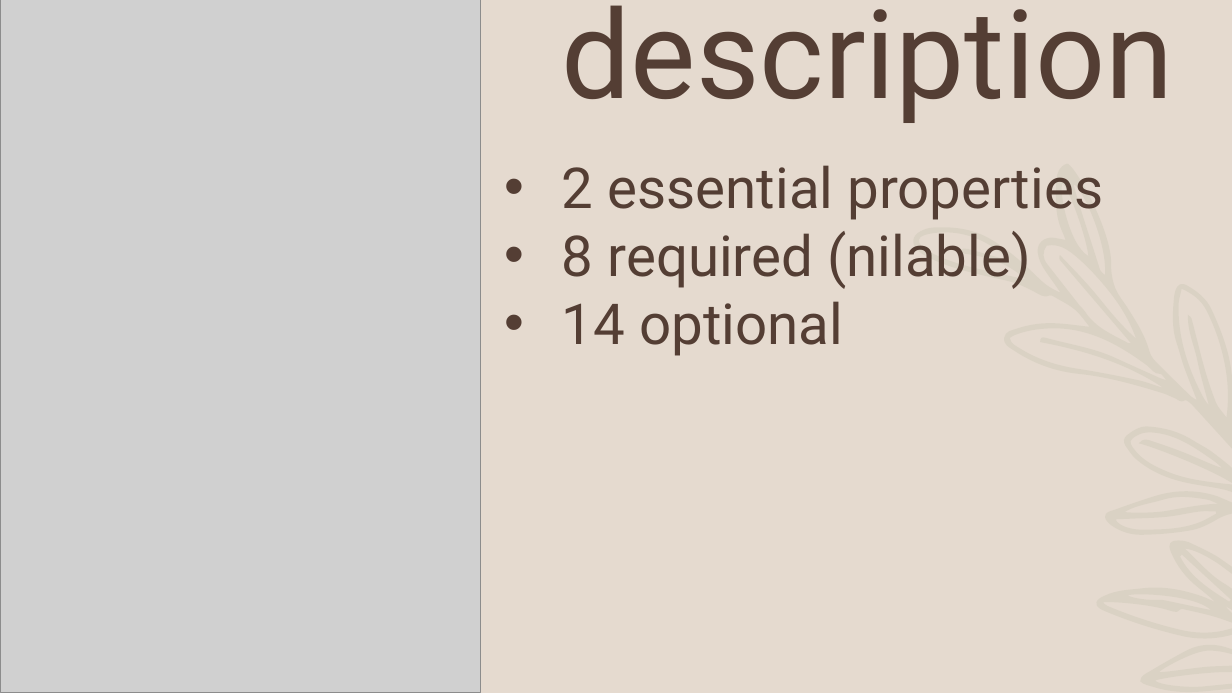
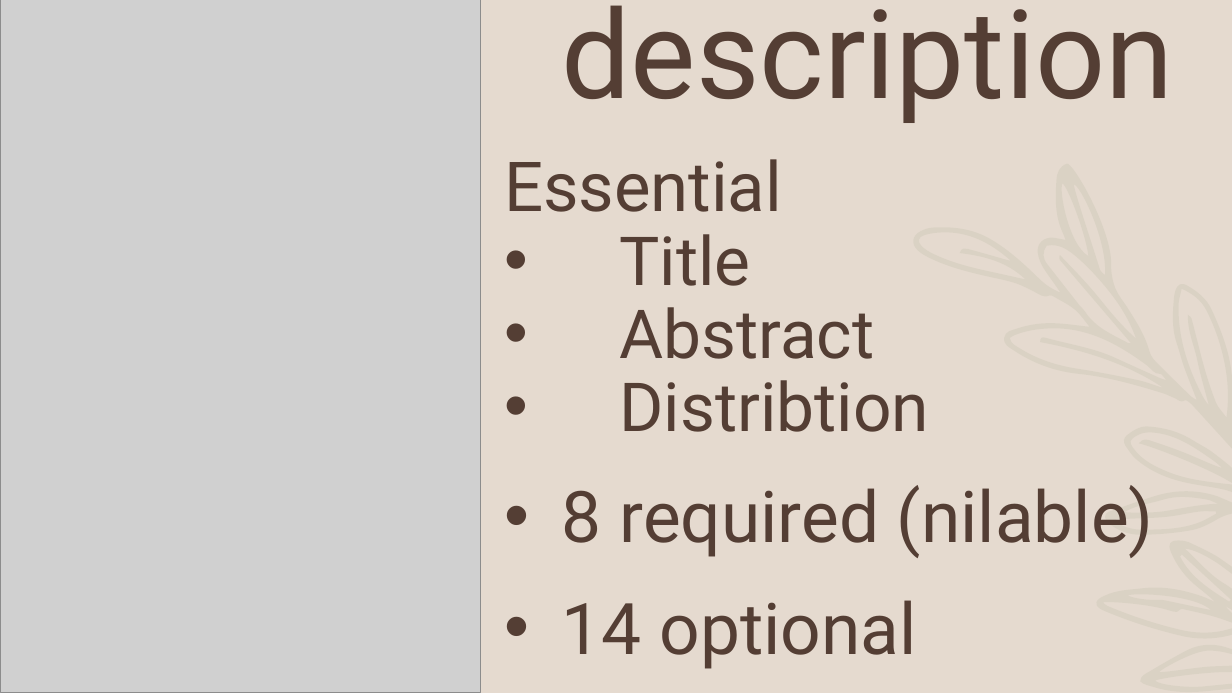
Before and after one commit to usgin/dde-metadata, a slide deck: slide 6 of Documents/A Metadata catalog for Deep Time Digital Earth.pptx. Drawn at 1232x693 pixels with LibreOffice and Linux fonts; fonts in the diff are those of the drawing; grey boxes stand for pictures; background and template pictures are left out. Boxes give left, top, right and bottom in pixels: in the first picture for what was removed or moved away, otherwise in the second. Text is boxed around its words. In the diff, an @@ line names an element or a change of style, - is before the commit and + after.

```diff
--- a/Documents/A Metadata catalog for Deep Time Digital Earth.pptx
+++ b/Documents/A Metadata catalog for Deep Time Digital Earth.pptx
@@ text at [504,159,929,432]: text changed; size 44 to 52.7 pt @@
-• 2 essential properties
+Essential
+• Title
+• Abstract
+• Distribtion
@@ text at [562,485,1154,669]: size 44 to 55.5 pt in "8 required (nilable)", "14 optional"; line spacing 1 to 1.3 @@
```
Also in this commit, not shown: 7 other slides changed, 2 other files.
